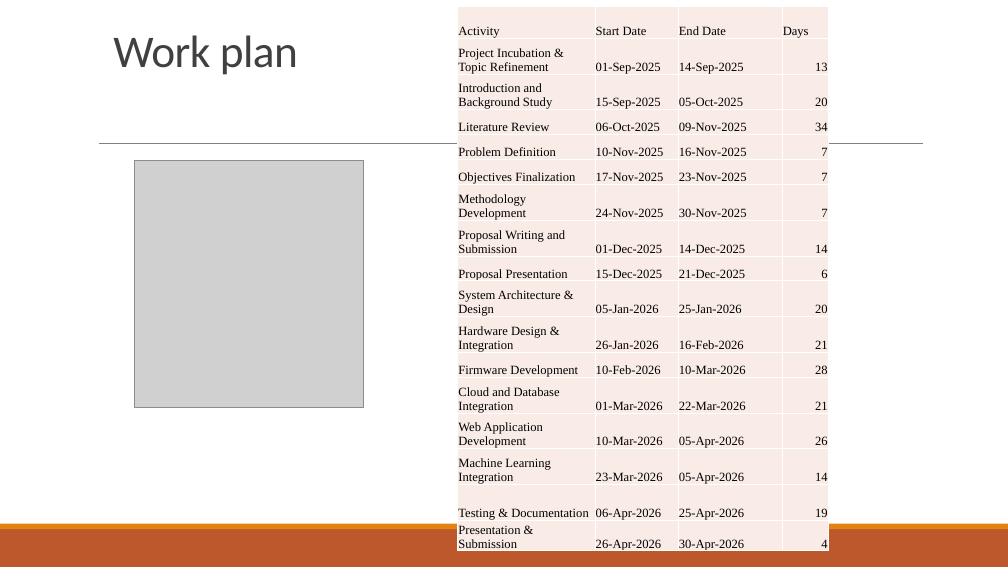
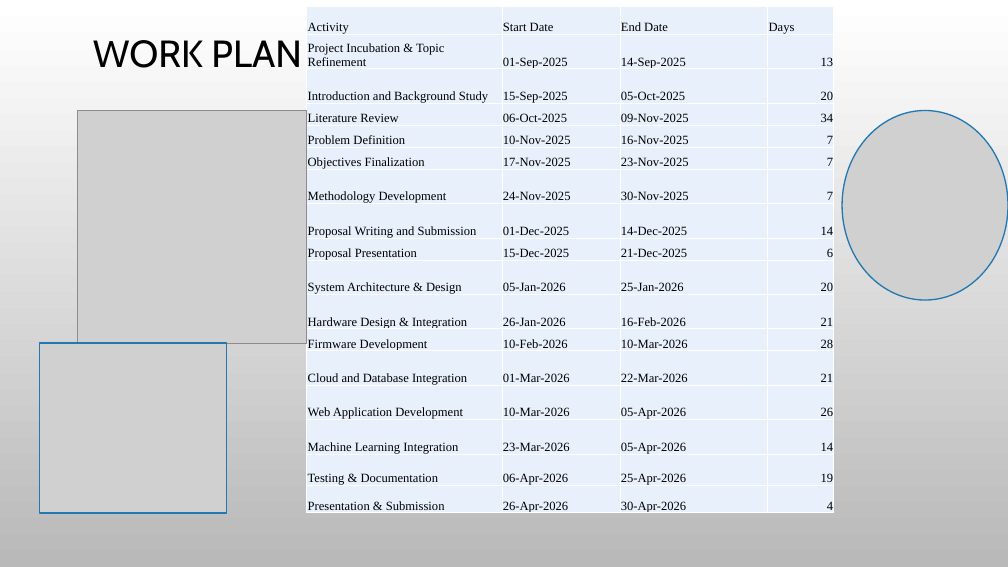
Before and after one commit to joshuamuthenya/finalyearproject_all_content, a slide deck: slide 10 of iotbasedairqualitymonitoringsystem.pptx. Drawn at 1008x567 pixels with LibreOffice and Linux fonts; fonts in the diff are those of the drawing; grey boxes stand for pictures; background and template pictures are left out. Boxes give left, top, right and bottom in pixels: in the first picture for what was removed or moved away, otherwise in the second. Text is boxed around its words. In the diff, an @@ line names an element or a change of style, - is before the commit and + after.

```diff
--- a/iotbasedairqualitymonitoringsystem.pptx
+++ b/iotbasedairqualitymonitoringsystem.pptx
@@ background #FFFFFF to picture (left out) @@
@@ table at box(307, 7, 833, 516) @@
@@ fill #FAEDE7 to #E8F0FC in 68 cells @@
@@ table: place and size @@
-table at box(457, 7, 829, 554)
+table at box(307, 7, 833, 516)
@@ title "WORK PLAN" at box(93, 40, 301, 68): vertical alignment bottom to middle @@
@@ title at box(93, 40, 301, 68): text changed; size 43.2 to 36 pt; font Calibri to Cabin; text colour #404040 to #000000 @@
-Work plan
+WORK PLAN
@@ picture: place and size @@
-picture at box(134, 160, 364, 407)
+picture at box(77, 110, 307, 343)
@@ picture added at box(842, 110, 1008, 300) @@
@@ line removed from (99, 144) to (923, 144) @@
@@ picture added at box(39, 343, 227, 513) @@
@@ rectangle removed at box(0, 529, 1008, 567) @@
@@ rectangle removed at box(0, 524, 1008, 529) @@
```
Also in this commit, not shown: 9 other slides changed, 4 slides added, 3 slides removed, 45 other files.
